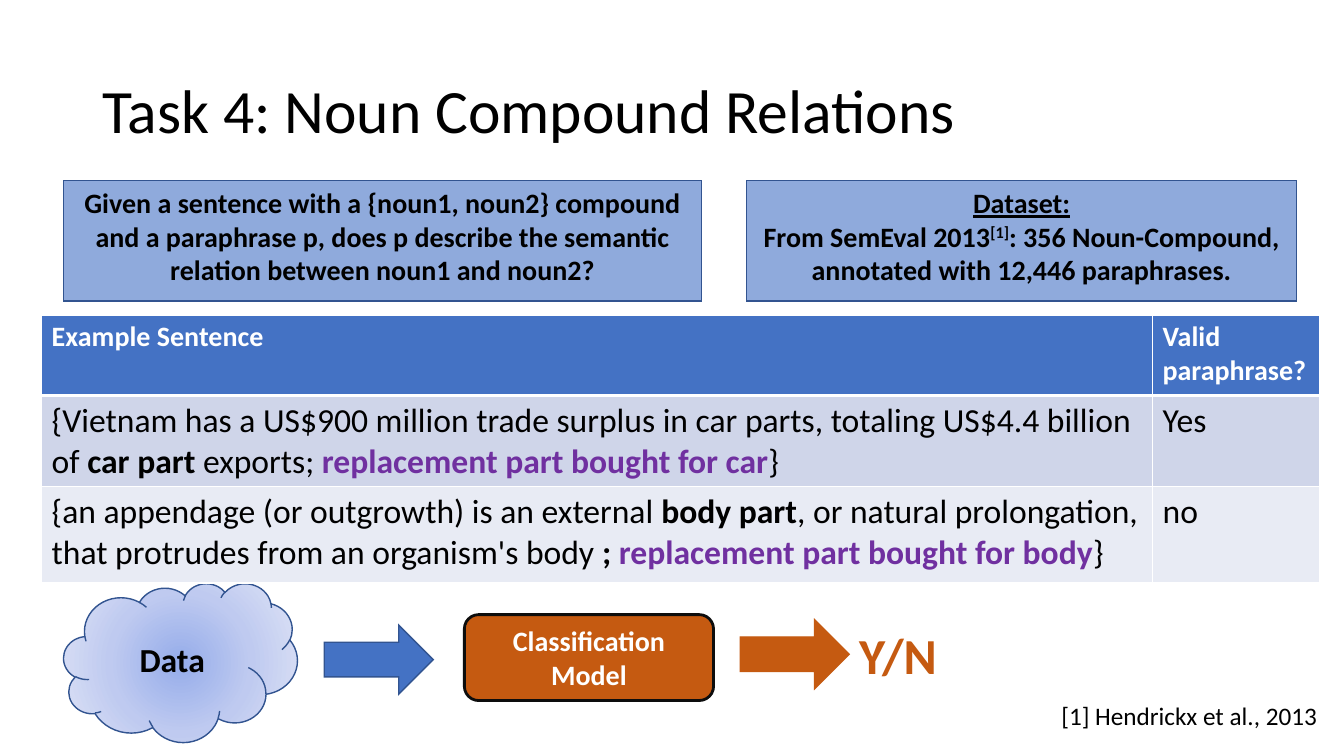
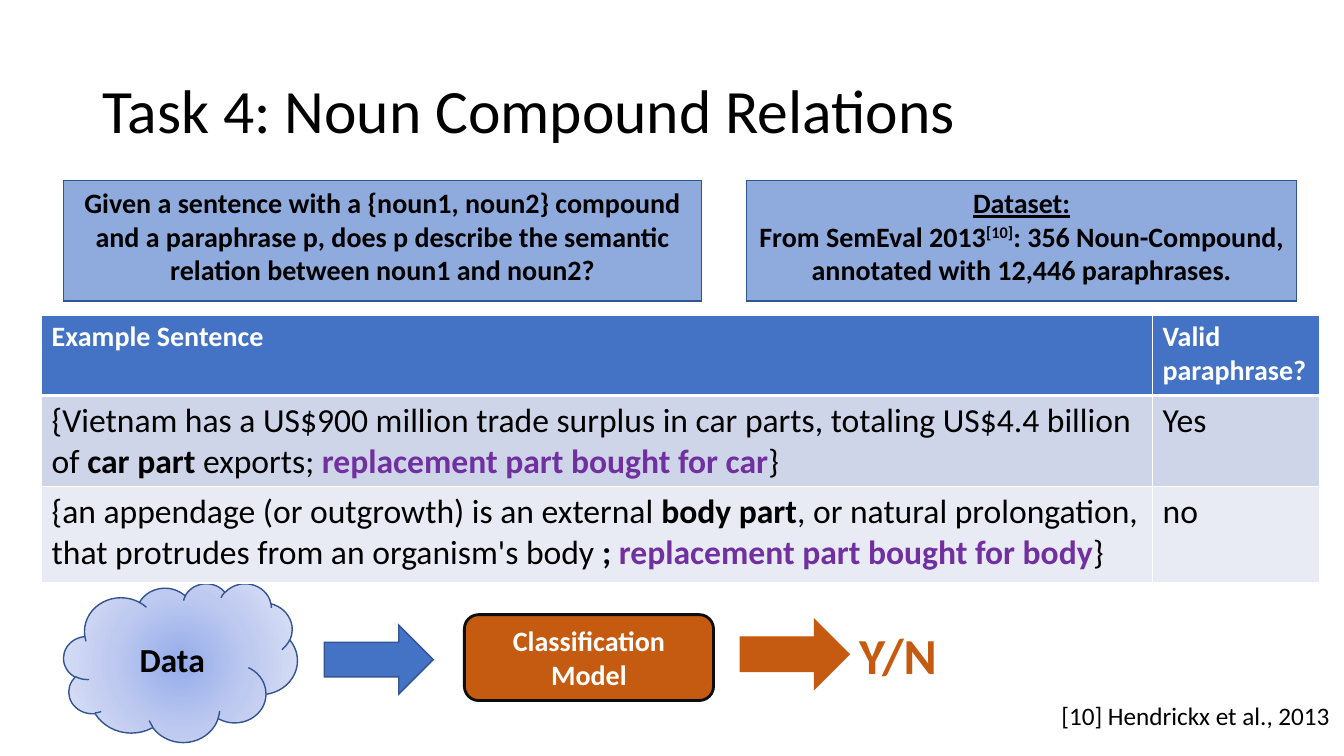
Before and after one commit to spacemanidol/AnalyzingNeuralLanguageModelsGroup1, a slide deck: slide 37 of PaperPresentation02202020.pptx (slide 40 before the commit). Drawn at 1344x756 pixels with LibreOffice and Linux fonts; fonts in the diff are those of the drawing. Boxes give left, top, right and bottom in pixels: in the first picture for what was removed or moved away, otherwise in the second. Text is boxed around its words. In the diff, an @@ line names an element or a change of style, - is before the commit and + after.

```diff
--- a/PaperPresentation02202020.pptx
+++ b/PaperPresentation02202020.pptx
@@ text in rectangle at box(759, 226, 1283, 285): text changed @@
-From SemEval 2013[1]: 356 Noun-Compound, annotated with 12,446 paraphrases.
+From SemEval 2013[10]: 356 Noun-Compound, annotated with 12,446 paraphrases.
@@ text at box(1061, 706, 1329, 729): text changed @@
-[1] Hendrickx et al., 2013
+[10] Hendrickx et al., 2013
```
Also in this commit, not shown: 18 other slides changed, 22 slides added, 11 slides removed.
